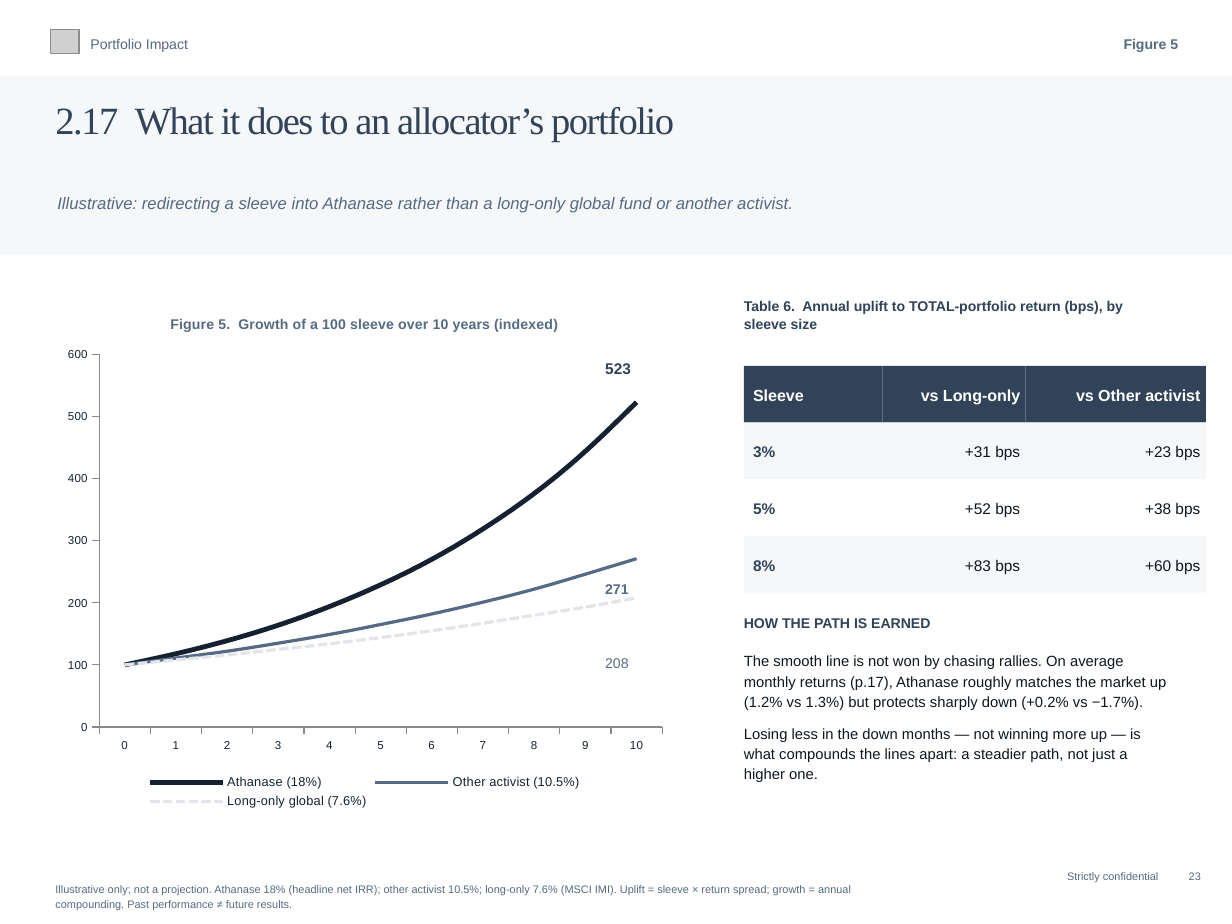
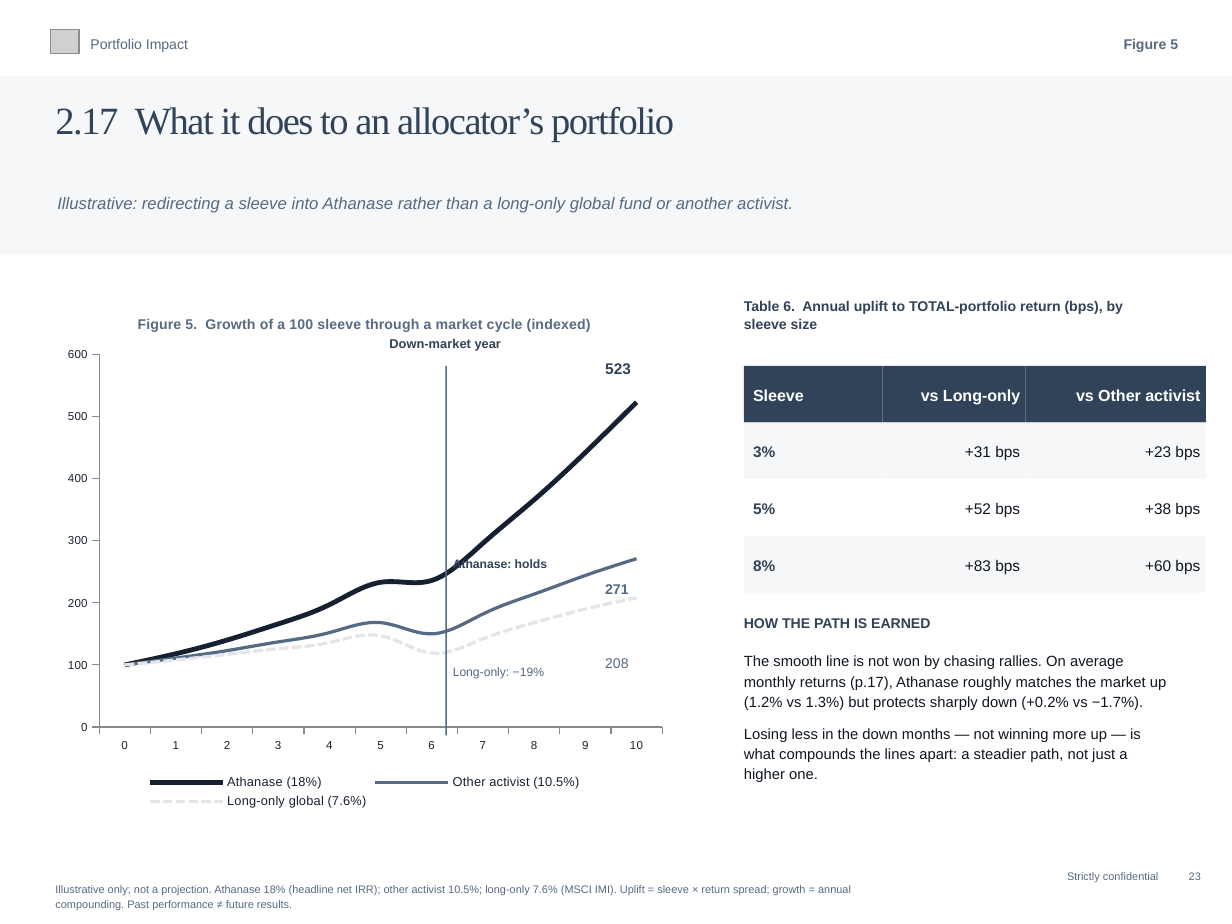
Before and after one commit to charette-lab/Claude, a slide deck: slide 26 of Athanase_Engaged_Ownership_Allocator_Deck.pptx. Drawn at 1232x924 pixels with LibreOffice and Linux fonts; fonts in the diff are those of the drawing; grey boxes stand for pictures. Boxes give left, top, right and bottom in pixels: in the first picture for what was removed or moved away, otherwise in the second. Text is boxed around its words. In the diff, an @@ line names an element or a change of style, - is before the commit and + after.

```diff
--- a/Athanase_Engaged_Ownership_Allocator_Deck.pptx
+++ b/Athanase_Engaged_Ownership_Allocator_Deck.pptx
@@ line chart at box(55, 296, 674, 813) @@
@@ title "Figure 5.  Growth of a 100 sleeve over 10 years (indexed)" to "Figure 5.  Growth of a 100 sleeve through a market cycle (indexed)" @@
-Athanase (18%): 100, 120, 140, 160, 190, 230, 270, 320, 380, 440, 520
+Athanase (18%): 100, 120, 140, 170, 200, 230, 240, 300, 370, 440, 520
-Other activist (10.5%): 100, 110, 120, 140, 150, 160, 180, 200, 220, 250, 270
+Other activist (10.5%): 100, 110, 120, 140, 150, 170, 150, 180, 210, 240, 270
-Long-only global (7.6%): 100, 110, 120, 120, 130, 140, 160, 170, 180, 190, 210
+Long-only global (7.6%): 100, 110, 120, 130, 140, 150, 120, 140, 170, 190, 210
@@ value axis changed @@
@@ text added at box(389, 338, 501, 351), 8 pt, text #314359, bold @@
+Down-market year
@@ rectangle added at box(446, 366, 447, 736), fill #556A83 @@
@@ text added at box(453, 558, 547, 571), 7.6 pt, text #314359, bold @@
+Athanase: holds
@@ text added at box(453, 667, 544, 679), 7.6 pt, text #556A83 @@
+Long-only: −19%
```
Also in this commit, not shown: 1 other file.
